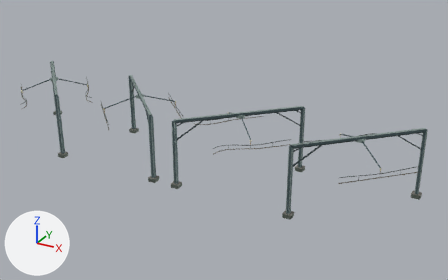
The Blender file art/rail_paired_wire.blend: old version first, new version second.
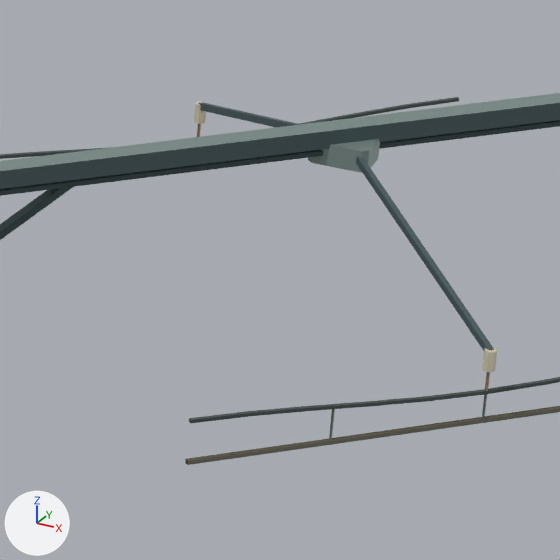
The first picture shows the older version from a camera (50 mm lens) standing at (4.77, -12.82, 5.35) and looking at (-0.5, -3.24, 0.56). The close-ups show the older and then the newer version on the part from 70% to 87% of the width and 43% to 70% of the height of that picture. Only the edits that show in the close-ups are written down. The axes (+X, +Y, +Z) are drawn at lower left. The lights are the same throughout.

The scene before the commit, as lines of its bpy script (objects in view):
```python
ob_riveted_outward_diagonal_stiffener_003 = bpy.data.objects.new('Riveted outward diagonal stiffener.003', me_riveted_outward_diagonal_stiffener_003)
ob_riveted_outward_diagonal_stiffener_003.location = (2.22, -3.525, 0.0)
ob_track_4_clip_to_messenger_001 = bpy.data.objects.new('Track 4 clip to messenger.001', me_track_4_clip_to_messenger_001)
ob_track_4_clip_to_messenger_001.location = (2.22, -3.525, 0.0)
ob_track_4_overhead_registration_001 = bpy.data.objects.new('Track 4 overhead registration.001', me_track_4_overhead_registration_001)
ob_track_4_overhead_registration_001.location = (2.22, -3.525, 0.0)
ob_track_4_porcelain_registration_001 = bpy.data.objects.new('Track 4 porcelain registration.001', me_track_4_porcelain_registration_001)
ob_track_4_porcelain_registration_001.location = (2.22, -3.525, 0.0)
ob_track_5_overhead_registration_001 = bpy.data.objects.new('Track 5 overhead registration.001', me_track_5_overhead_registration_001)
ob_track_5_overhead_registration_001.location = (2.22, -3.525, 0.0)
ob_track_5_porcelain_registration_001 = bpy.data.objects.new('Track 5 porcelain registration.001', me_track_5_porcelain_registration_001)
ob_track_5_porcelain_registration_001.location = (2.22, -3.525, 0.0)
# also in view: 'Track 4 messenger.001' at (2.72, -4.03, 0.99); 'Lower rolled lip along main girder.003' at (2.22, -3.53, 1.25); 'Track 5 messenger.001' at (1.72, -3.03, 0.99); 'Independent compound roof girder.003' at (2.22, -3.53, 1.29); 'Track 4 contact wire.001' at (2.72, -4.03, 0.9)
```
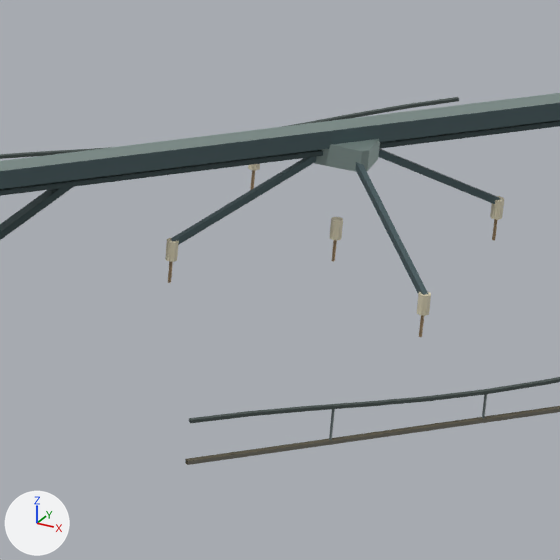
Changed parts and their boxes [x1, y1, x2, y2] in the close-ups (560 x 560 px):
'Separate overhead registration arm.003', added (mostly hidden): after [170, 149, 500, 294]
'Track 4 overhead registration.001', deleted (mostly hidden): before [356, 156, 494, 351]
'Spare porcelain registration.003', added: after [165, 164, 504, 316]
'Track 5 overhead registration.001', deleted: before [198, 102, 300, 127]
'Suspension clip from portal to messenger.003', added: after [168, 170, 497, 337]
'Track 4 porcelain registration.001', deleted: before [482, 347, 497, 372]
'Track 5 porcelain registration.001', deleted: before [194, 101, 206, 124]

The edits, one by one:
Mesh me_suspension_clip_from_portal_to_messenger_003 is new.
It consists of a box spanning x -0.296..-0.29, y -0.296..-0.29, z 0.967..1.025; a box spanning x -0.296..-0.29, y 0.29..0.296, z 0.967..1.025; a box spanning x -0.003..0.003, y -0.003..0.003, z 0.967..1.025; a box spanning x 0.29..0.296, y -0.296..-0.29, z 0.967..1.025; a box spanning x 0.29..0.296, y 0.29..0.296, z 0.967..1.025.
It uses material mat_raised_copper_end_clamps (brown #a38a68).
Mesh me_spare_porcelain_registration_003 is new.
It is an 8-sided cylinder along z spanning x -0.307..-0.279, y -0.307..-0.279, z 1.025..1.073; an 8-sided cylinder along z spanning x -0.307..-0.279, y 0.279..0.307, z 1.025..1.073; an 8-sided cylinder along z spanning x -0.014..0.014, y -0.014..0.014, z 1.025..1.073; an 8-sided cylinder along z spanning x 0.279..0.307, y -0.307..-0.279, z 1.025..1.073; an 8-sided cylinder along z spanning x 0.279..0.307, y 0.279..0.307, z 1.025..1.073.
It uses material mat_porcelain_warm_bleached_insulator (beige #d3cbb0).
Mesh me_separate_overhead_registration_arm_003 is new.
It has 32 vertices, 48 faces and spans x -0.3..0.3, y -0.3..0.3, z 1.058..1.283.
It uses material mat_braced_period_blue_grey_steel_mast (greyish cyan #586c70).
Object 'Track 4 overhead registration.001' (ob_track_4_overhead_registration_001) is deleted.
Object 'Track 4 porcelain registration.001' (ob_track_4_porcelain_registration_001) is deleted.
Object 'Track 4 clip to messenger.001' (ob_track_4_clip_to_messenger_001) is deleted.
Object 'Track 5 overhead registration.001' (ob_track_5_overhead_registration_001) is deleted.
Object 'Track 5 porcelain registration.001' (ob_track_5_porcelain_registration_001) is deleted.
Object 'Suspension clip from portal to messenger.003' (ob_suspension_clip_from_portal_to_messenger_003) is new; it shows me_suspension_clip_from_portal_to_messenger_003.
Its location is (2.22, -3.525, 0.0).
Object 'Spare porcelain registration.003' (ob_spare_porcelain_registration_003) is new; it shows me_spare_porcelain_registration_003.
Its location is (2.22, -3.525, 0.0).
Object 'Separate overhead registration arm.003' (ob_separate_overhead_registration_arm_003) is new; it shows me_separate_overhead_registration_arm_003.
Its location is (2.22, -3.525, 0.0).
